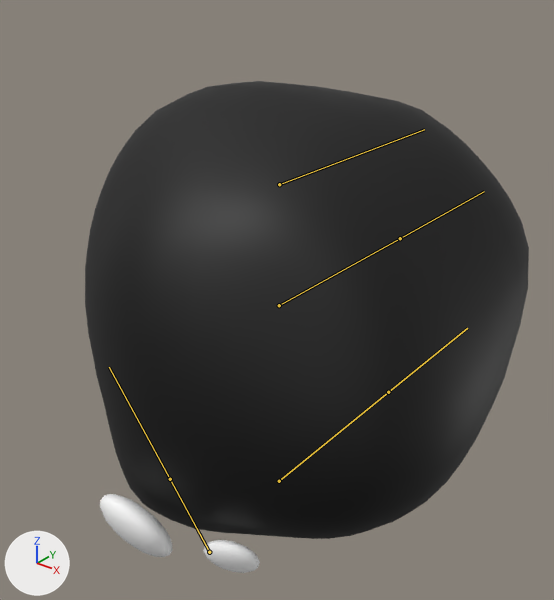
The FBX model Assets/3D/Characters/Blob/blob.fbx as it was, and as the next commit left it.
Camera for both pictures: a 50 mm camera at (0.673, -0.847, 0.559) aimed at (0.021, -0.033, 0.055). The axes (+X, +Y, +Z) are drawn at lower left. The lights are the same throughout. The bones that bend it are drawn over the model as lines.

Names of what the first picture shows: 'Blob'.
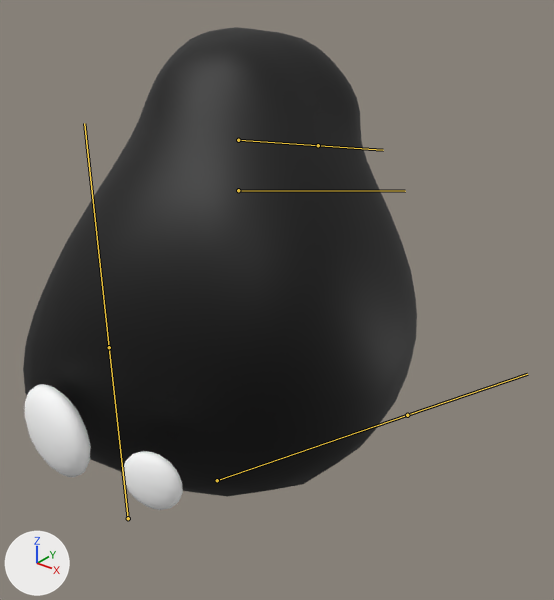
Commit message: blob upgrade

The newer file adds an action. The first version stands in its rest pose; the second is drawn at frame 78 of the action 'Armature|RopeHanging'.

Boxes (x1, y1, x2, y2) around the edits, measured in the pictures (554 x 600 px):
'Blob', posed (11% narrower)
    before: (85, 81, 529, 573)
    after: (23, 27, 417, 510)
bone 'Box001', root to tip
    before: (279, 184) to (424, 129)
    after: (238, 190) to (405, 191)
bone 'Box002', root to tip
    before: (279, 305) to (400, 238)
    after: (238, 140) to (318, 145)
bone 'Box003', root to tip
    before: (279, 481) to (388, 392)
    after: (217, 480) to (407, 415)
bone 'Eyes', root to tip
    before: (209, 552) to (170, 479)
    after: (128, 518) to (109, 347)

The change in detail:
Bone 'Box001' (bone_box001) moves from (0.0, 0.0, 0.0) to (-8.0, 0.0, -2.5).
Bone 'Box001' (bone_box001) turns from (0, 0, 0) to (-13, -8, -6) degrees about its own x, y and z.
Bone 'Box002' (bone_box002) moves from (0.0, 0.0, 0.0) to (9.6, -9.2, 27.0).
Bone 'Box002' (bone_box002) is rescaled from (1.0, 1.0, 1.0) to (0.43, 0.43, 0.43).
Bone 'Box003' (bone_box003) moves from (0.0, 0.0, 0.0) to (1.6, -3.2, 8.3).
Bone 'Box003' (bone_box003) is rescaled from (1.0, 1.0, 1.0) to (1.41, 1.41, 1.41).
Bone 'Eyes' (bone_eyes) moves from (0.0, 0.0, 0.0) to (3.9, 10.9, -0.5).
Bone 'Eyes' (bone_eyes) turns from (0, 0, 0) to (-11, 0, 0) degrees about its own x, y and z.
